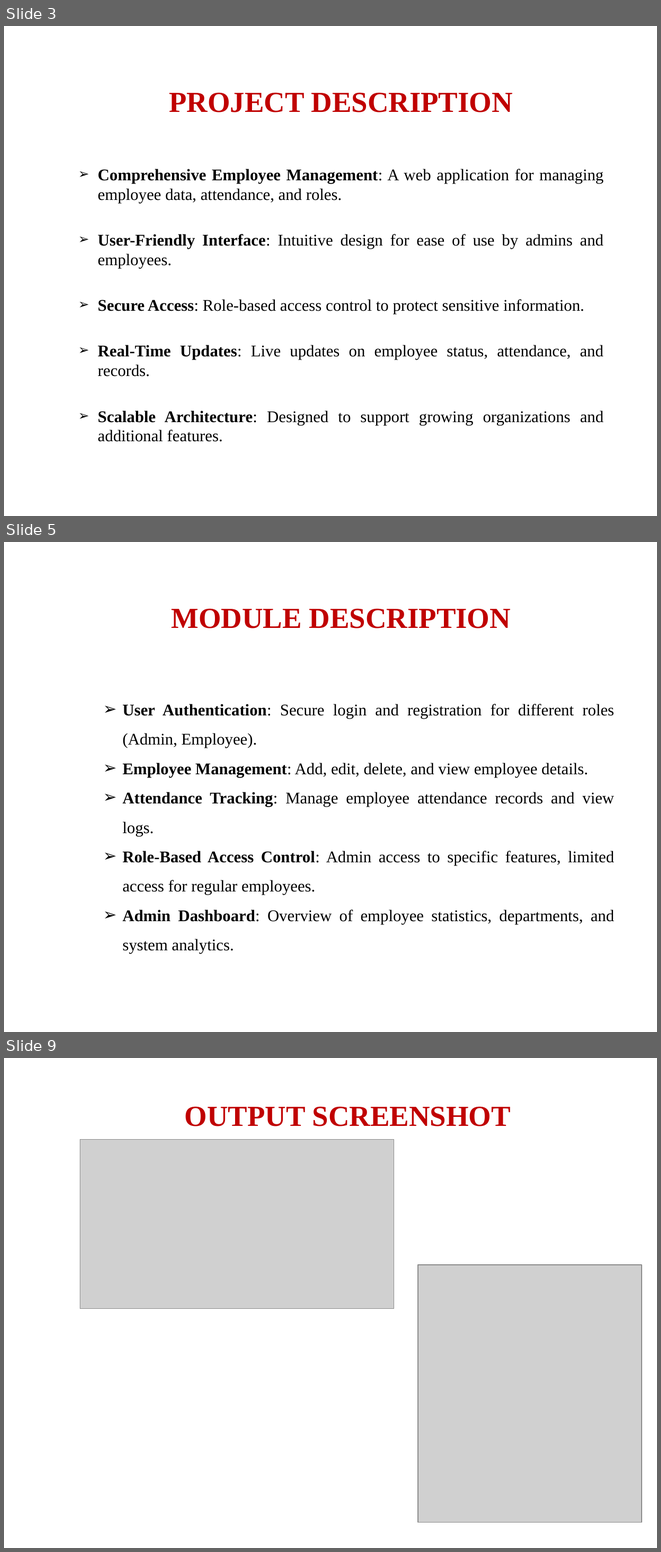
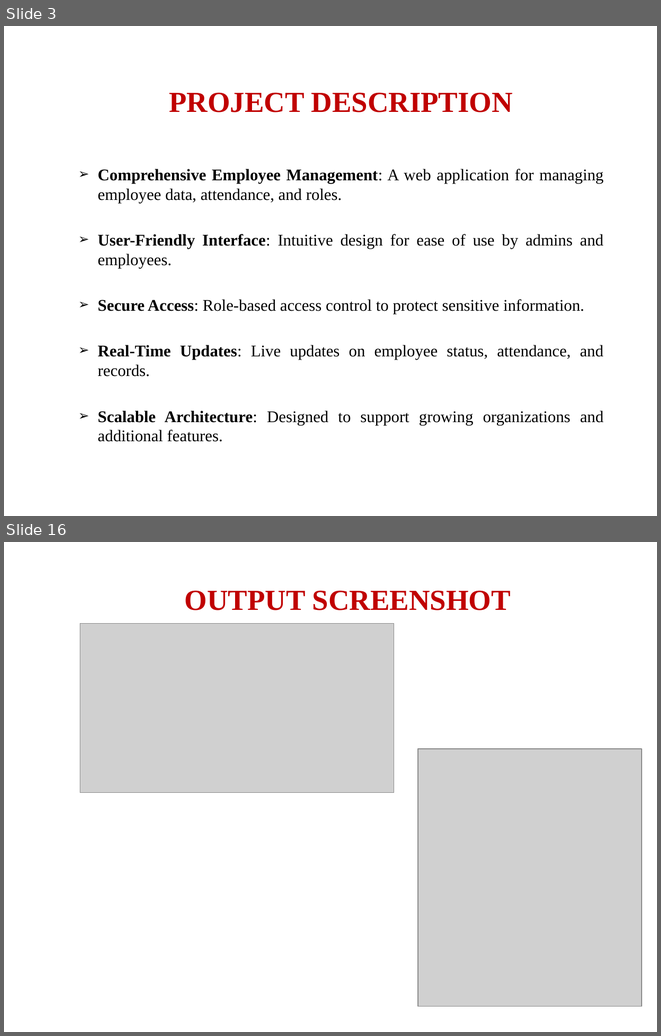
Before and after one commit to Immanuvel1207/Employee-Management-System, a slide deck: Employee-management-system.pptx. Shown one above the other, each under a label of ours: slides 3, 5 and 9 before the commit, slides 3 and 16 after it; the slides between them are not shown. The pictures are 661x1552 and 661x1036 pixels, drawn with LibreOffice and Linux fonts; fonts in the diff are those of the drawing; grey boxes stand for pictures; background and template pictures are left out. Boxes give left, top, right and bottom in pixels: in the first picture for what was removed or moved away, otherwise in the second. Text is boxed around its words. In the diff, an @@ line names an element or a change of style, - is before the commit and + after.

```diff
--- a/Employee-management-system.pptx
+++ b/Employee-management-system.pptx
@@ slide 5 removed at (4, 542, 657, 1032), background picture (left out) @@
@@ title removed at (171, 608, 511, 628) @@
-MODULE DESCRIPTION
@@ text removed at (123, 704, 614, 953) @@
-➢ User Authentication: Secure login and registration for different roles (Admin, Employee).
-➢ Employee Management: Add, edit, delete, and view employee details.
-➢ Attendance Tracking: Manage employee attendance records and view logs.
-➢ Role-Based Access Control: Admin access to specific features, limited access for regular employees.
-➢ Admin Dashboard: Overview of employee statistics, departments, and system analytics.
@@ what was slide 9 is now slide 16 @@
```
Also in this commit, not shown: 3 slides changed, 12 slides added, 3 other slides removed, 19 other files.
